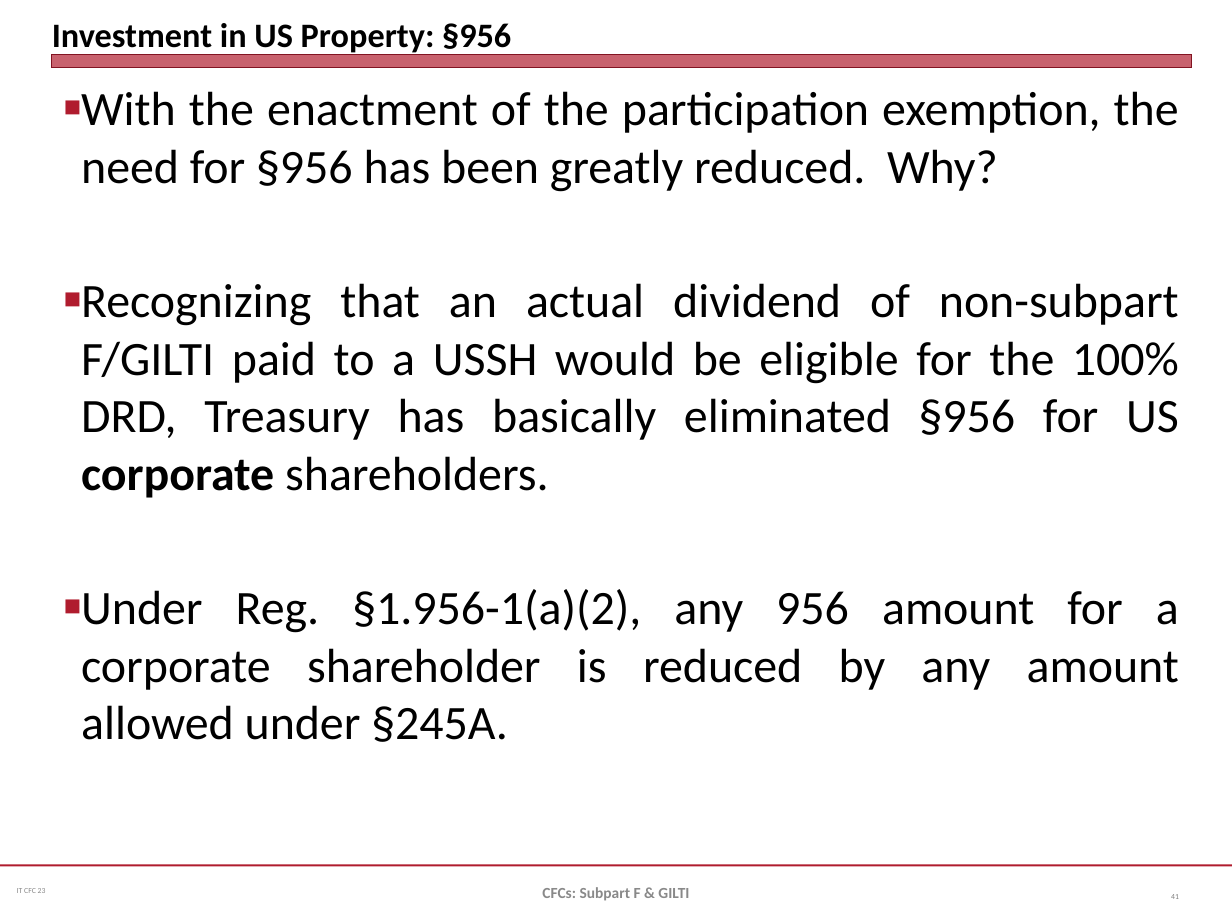
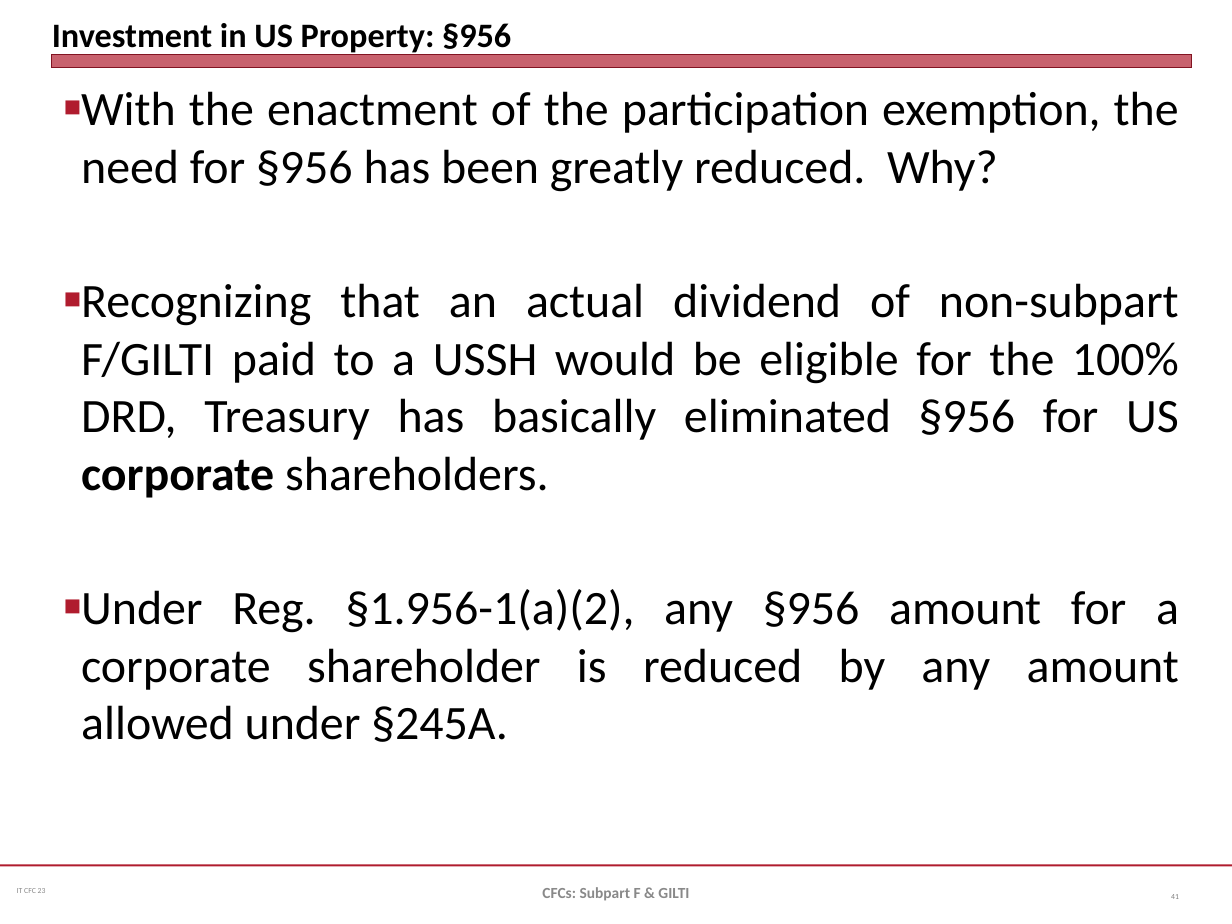
Before and after one commit to jmc877/International-Tax, a slide deck: slide 41 of slides/IT_CFC_23.pptx. Drawn at 1232x924 pixels with LibreOffice and Linux fonts; fonts in the diff are those of the drawing. Boxes give left, top, right and bottom in pixels: in the first picture for what was removed or moved away, otherwise in the second. Text is boxed around its words. In the diff, an @@ line names an element or a change of style, - is before the commit and + after.

```diff
--- a/slides/IT_CFC_23.pptx
+++ b/slides/IT_CFC_23.pptx
@@ text at (x1=81, y1=589, x2=1179, y2=742): text changed @@
-■ Under Reg. §1.956-1(a)(2), any 956 amount for a corporate shareholder is reduced by any amount allowed under §245A.
+■ Under Reg. §1.956-1(a)(2), any §956 amount for a corporate shareholder is reduced by any amount allowed under §245A.
```
Also in this commit, not shown: 2 other files.
